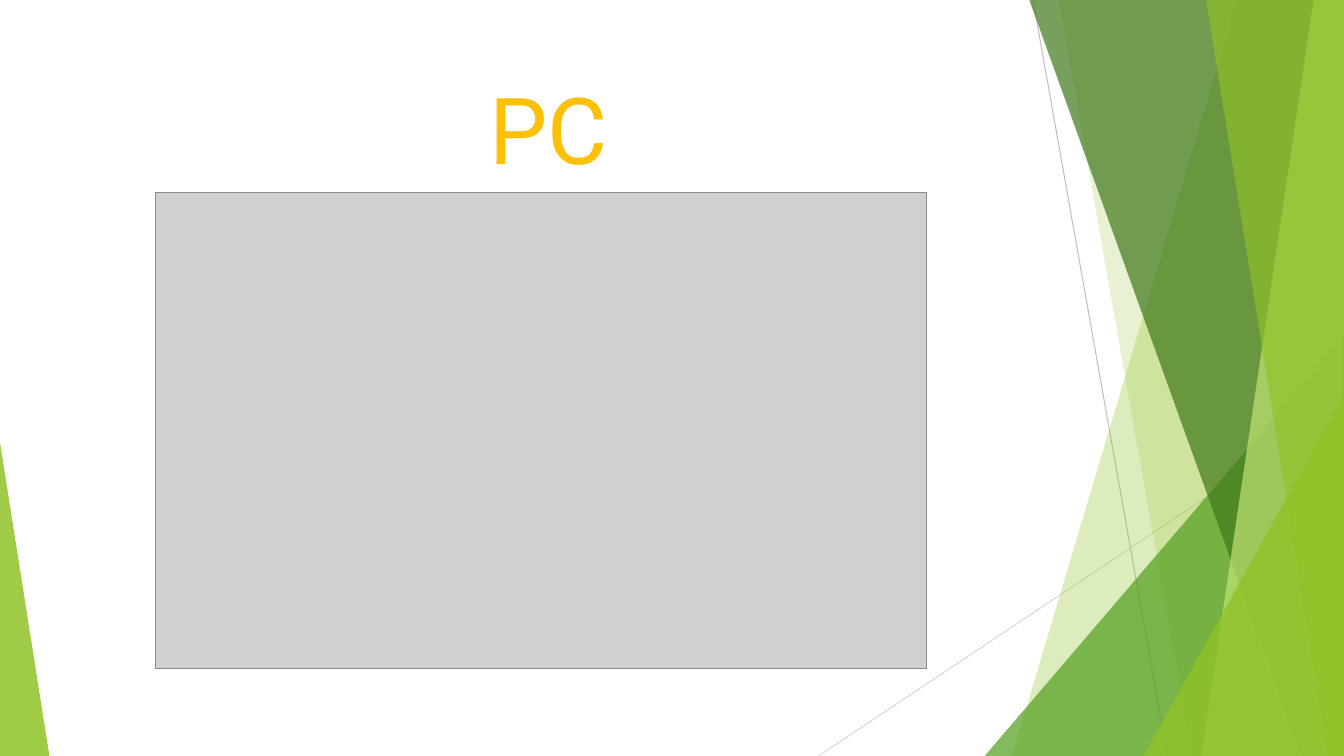
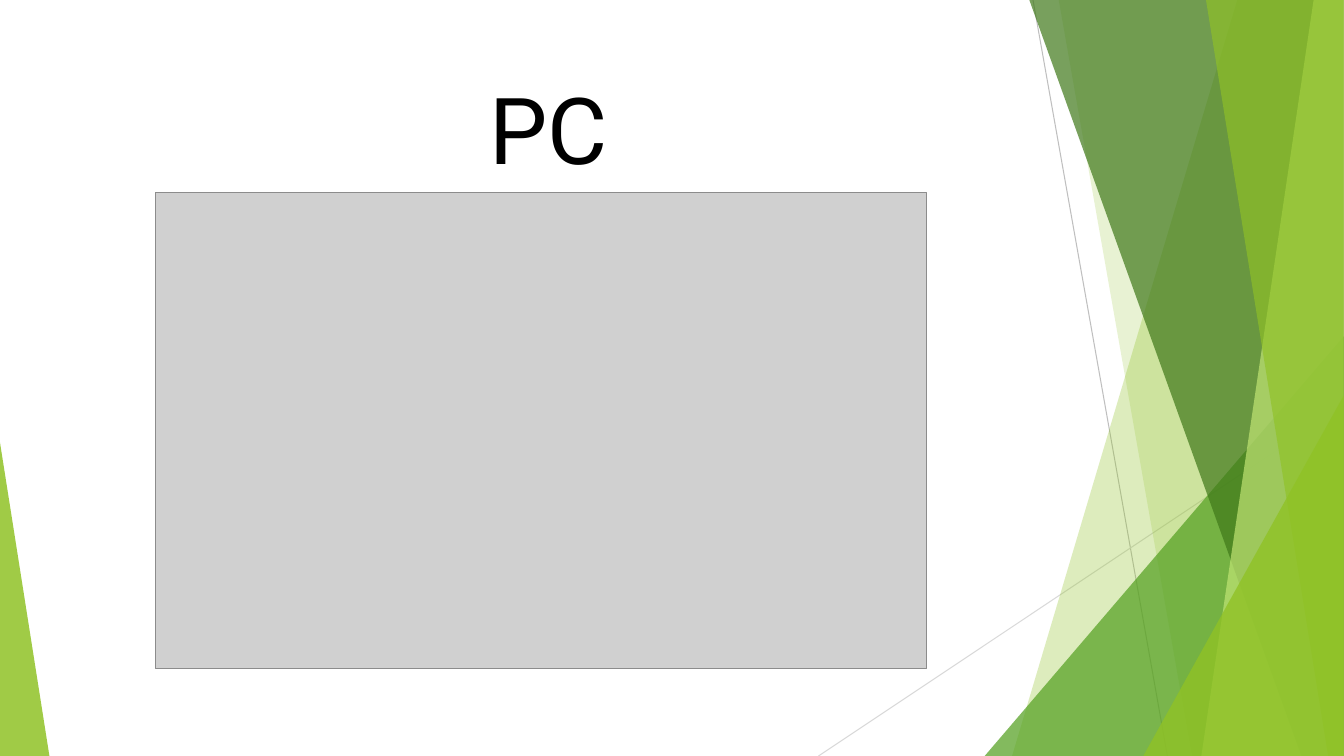
Before and after one commit to Tiinocm/ProyectoIntegrado, a slide deck: slide 3 of carles/poryecto integrado.pptx (slide 4 before the commit). Drawn at 1344x756 pixels with LibreOffice and Linux fonts; fonts in the diff are those of the drawing; grey boxes stand for pictures. Boxes give left, top, right and bottom in pixels: in the first picture for what was removed or moved away, otherwise in the second. Text is boxed around its words. In the diff, an @@ line names an element or a change of style, - is before the commit and + after.

```diff
--- a/carles/poryecto integrado.pptx
+++ b/carles/poryecto integrado.pptx
@@ title "PC" at [489,97,607,165]: text colour #FFC000 to #000000 @@
```
Also in this commit, not shown: 5 other slides changed, 7 slides added, 5 slides removed.
